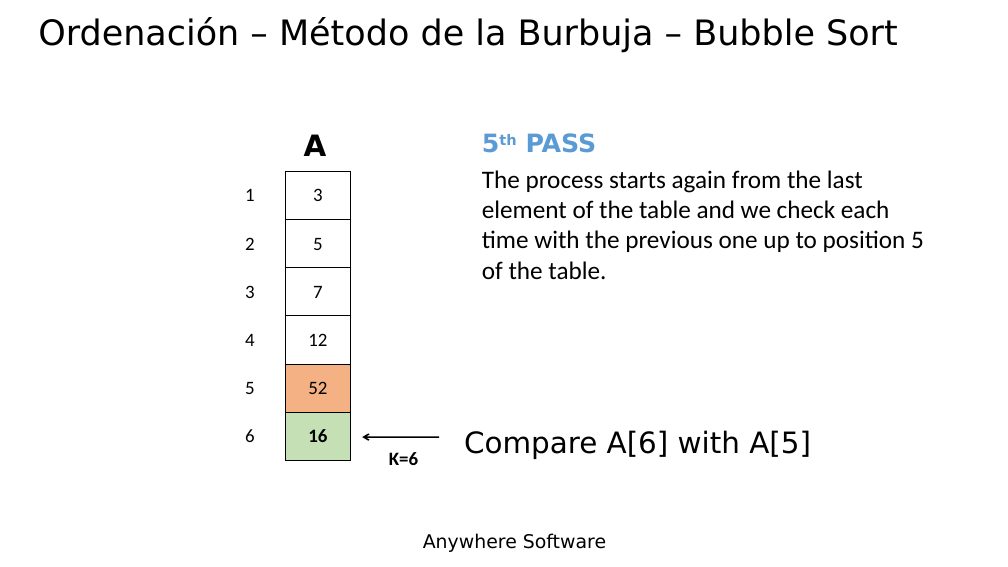
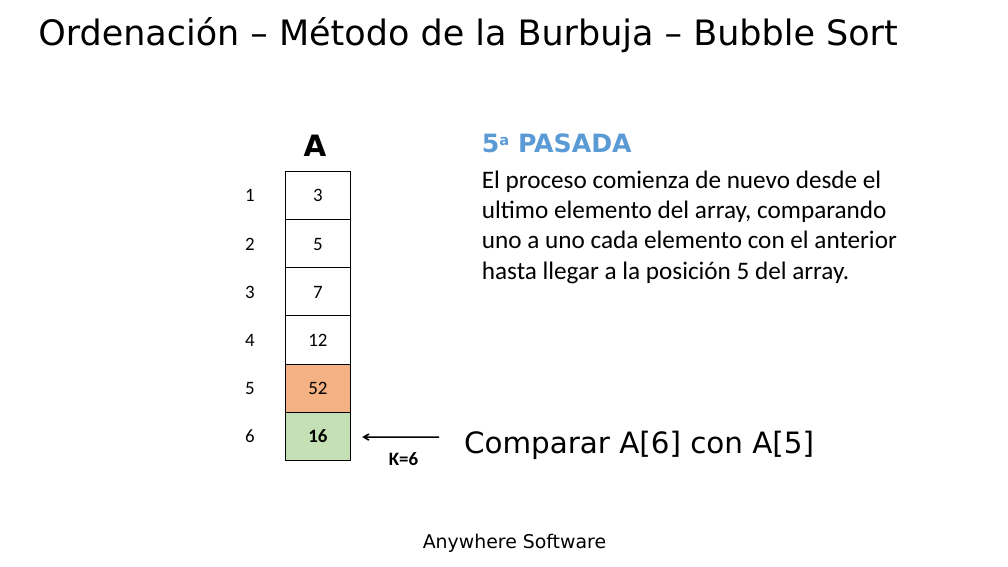
Before and after one commit to Lamashino/Teaching-B4J, a slide deck: slide 45 of Tema 14 - Matrices - Arrays/Tema 14 - Matrices - Arrays.pptx. Drawn at 1008x567 pixels with LibreOffice and Linux fonts; fonts in the diff are those of the drawing; background and template pictures are left out. Boxes give left, top, right and bottom in pixels: in the first picture for what was removed or moved away, otherwise in the second. Text is boxed around its words. In the diff, an @@ line names an element or a change of style, - is before the commit and + after.

```diff
--- a/Tema 14 - Matrices - Arrays/Tema 14 - Matrices - Arrays.pptx
+++ b/Tema 14 - Matrices - Arrays/Tema 14 - Matrices - Arrays.pptx
@@ text at bbox=[518, 133, 632, 153]: text changed @@
-5th PASS
+5a PASADA
@@ text at bbox=[482, 170, 896, 284]: text changed @@
-The process starts again from the last element of the table and we check each time with the previous one up to position 5 of the table.
+El proceso comienza de nuevo desde el ultimo elemento del array, comparando uno a uno cada elemento con el anterior hasta llegar a la posición 5 del array.
@@ text at bbox=[464, 430, 814, 459]: text changed @@
-Compare A[6] with A[5]
+Comparar A[6] con A[5]
```
Also in this commit, not shown: 22 other slides changed.
